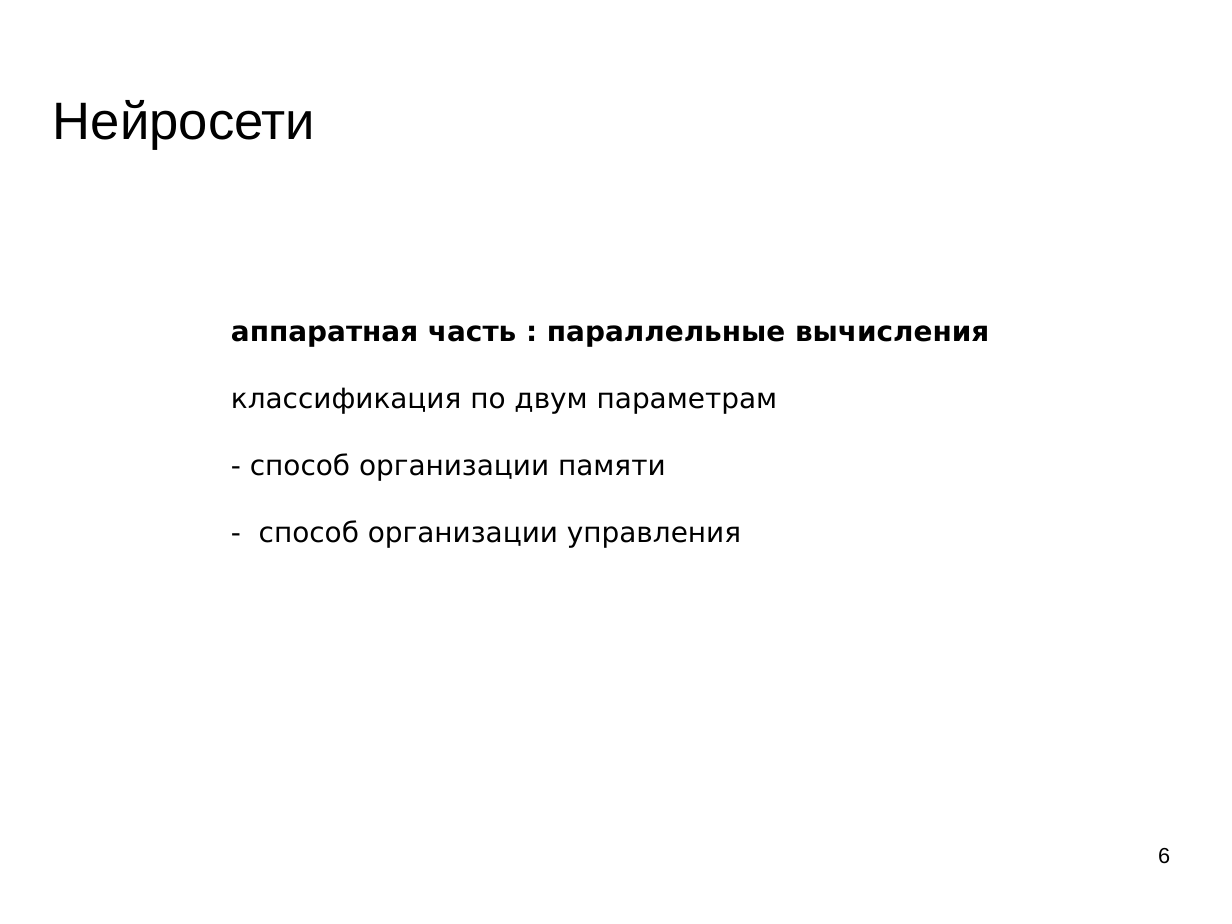
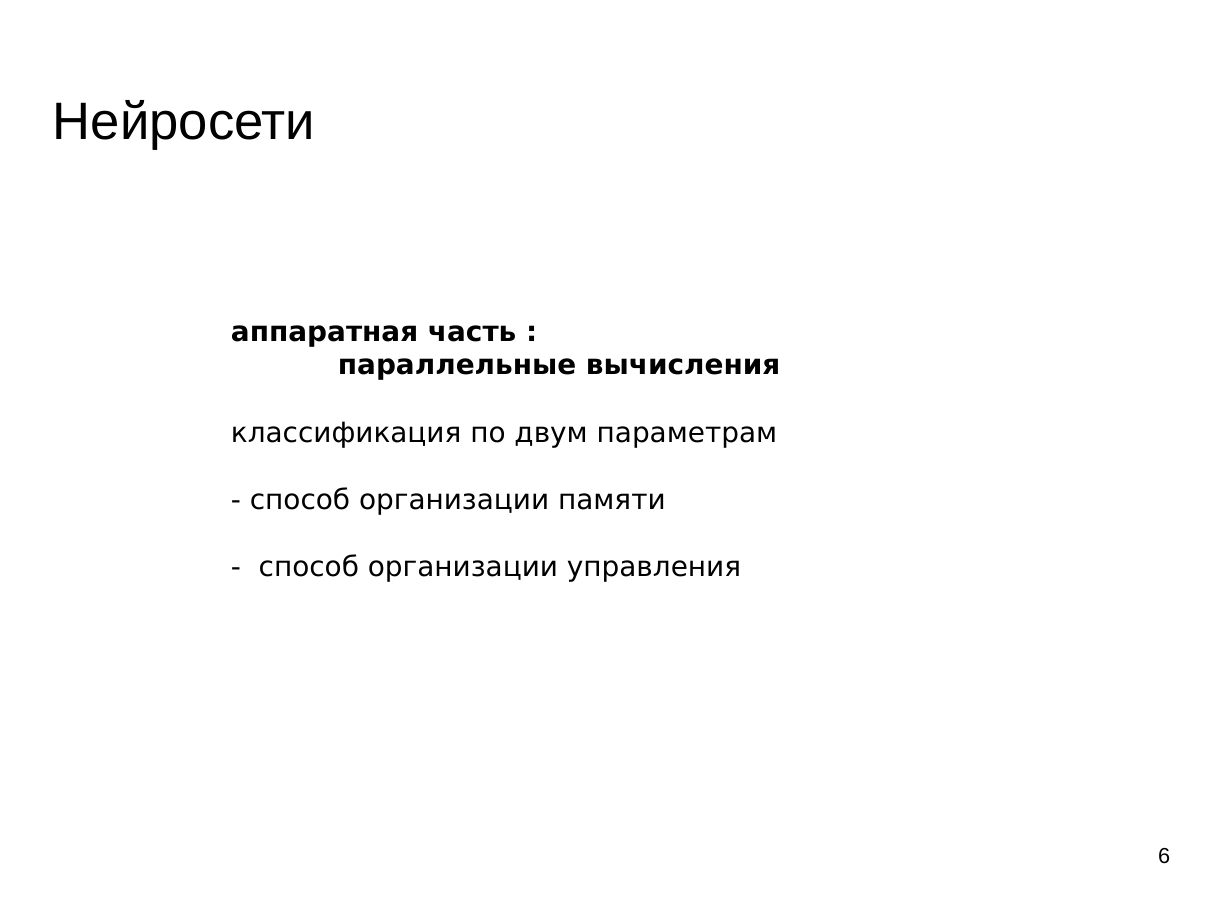
Before and after one commit to mechanoid5/ml_lectorium_legacy, a slide deck: slide 6 of 19-tech-stack-tf.odp. Drawn at 1232x924 pixels with LibreOffice and Linux fonts; fonts in the diff are those of the drawing; background and template pictures are left out. Boxes give left, top, right and bottom in pixels: in the first picture for what was removed or moved away, otherwise in the second. Text is boxed around its words. In the diff, an @@ line names an element or a change of style, - is before the commit and + after.

```diff
--- a/19-tech-stack-tf.odp
+++ b/19-tech-stack-tf.odp
@@ text at [231,325,780,380]: text changed @@
-аппаратная часть : параллельные вычисления
+аппаратная часть :
+параллельные вычисления
```
Also in this commit, not shown: 11 other slides changed, 1 slide removed, 9 other files.
